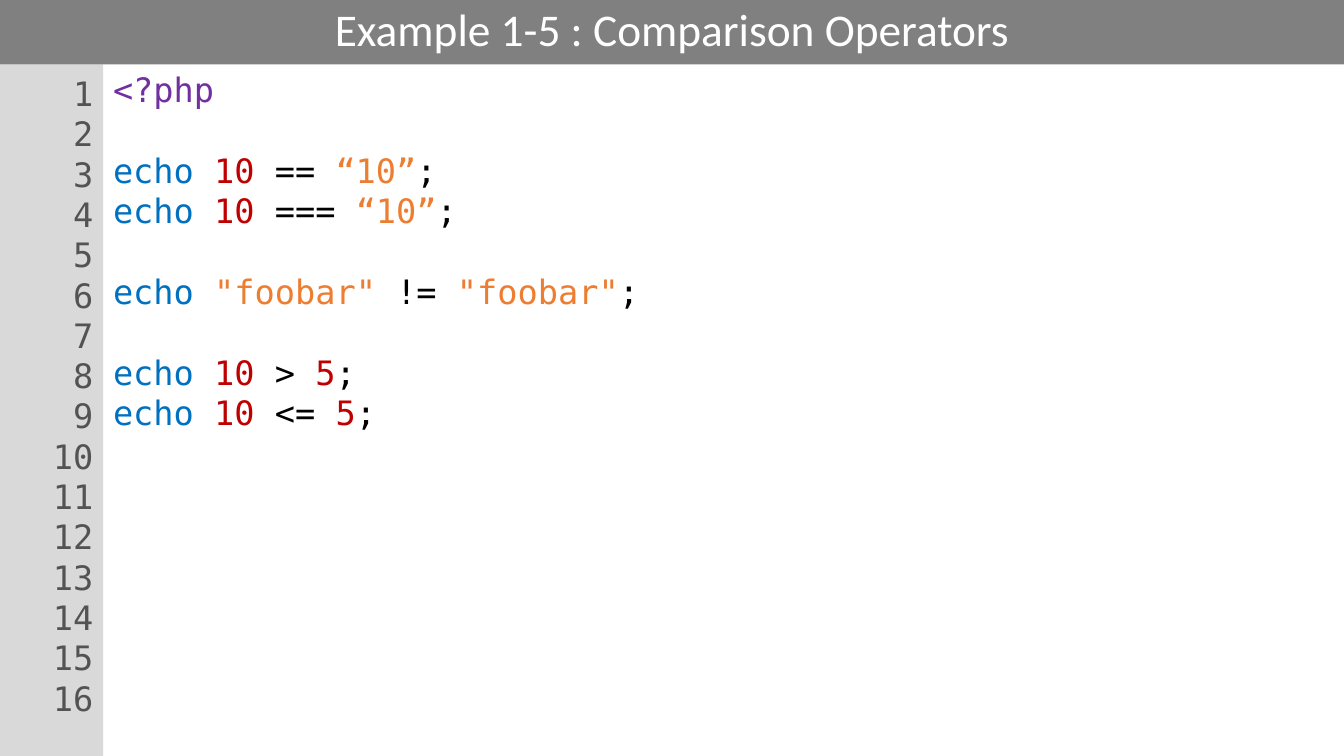
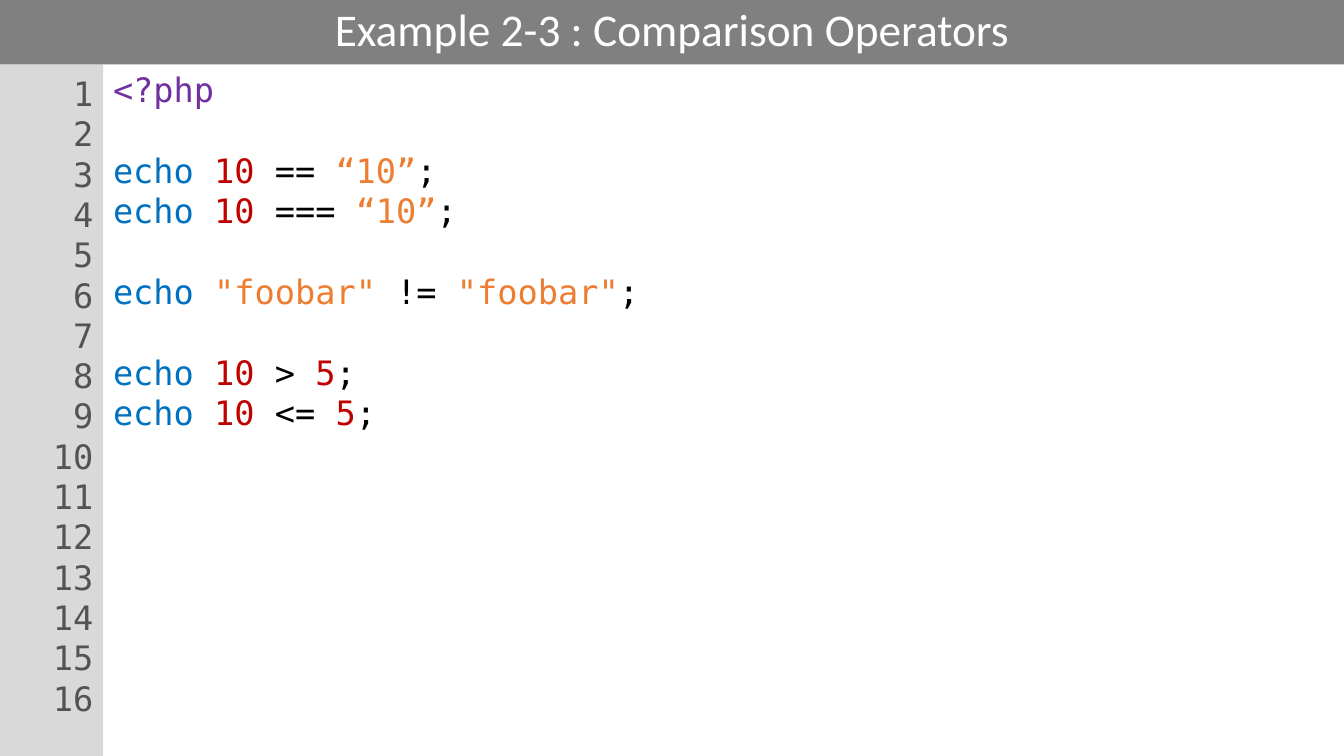
Before and after one commit to PHPEmbark/curriculum, a slide deck: slide 14 of course/1 - Basic Programming/Basic Programming.pptx. Drawn at 1344x756 pixels with LibreOffice and Linux fonts; fonts in the diff are those of the drawing. Boxes give left, top, right and bottom in pixels: in the first picture for what was removed or moved away, otherwise in the second. Text is boxed around its words. In the diff, an @@ line names an element or a change of style, - is before the commit and + after.

Commit message:
Finished PowerPoint
All 8 lessons, intro, conclusion, and examples finalized

```diff
--- a/course/1 - Basic Programming/Basic Programming.pptx
+++ b/course/1 - Basic Programming/Basic Programming.pptx
@@ title at <box>335,14,1009,53</box>: text changed @@
-Example 1-5 : Comparison Operators
+Example 2-3 : Comparison Operators
```
Also in this commit, not shown: 29 other slides changed, 17 slides added.
